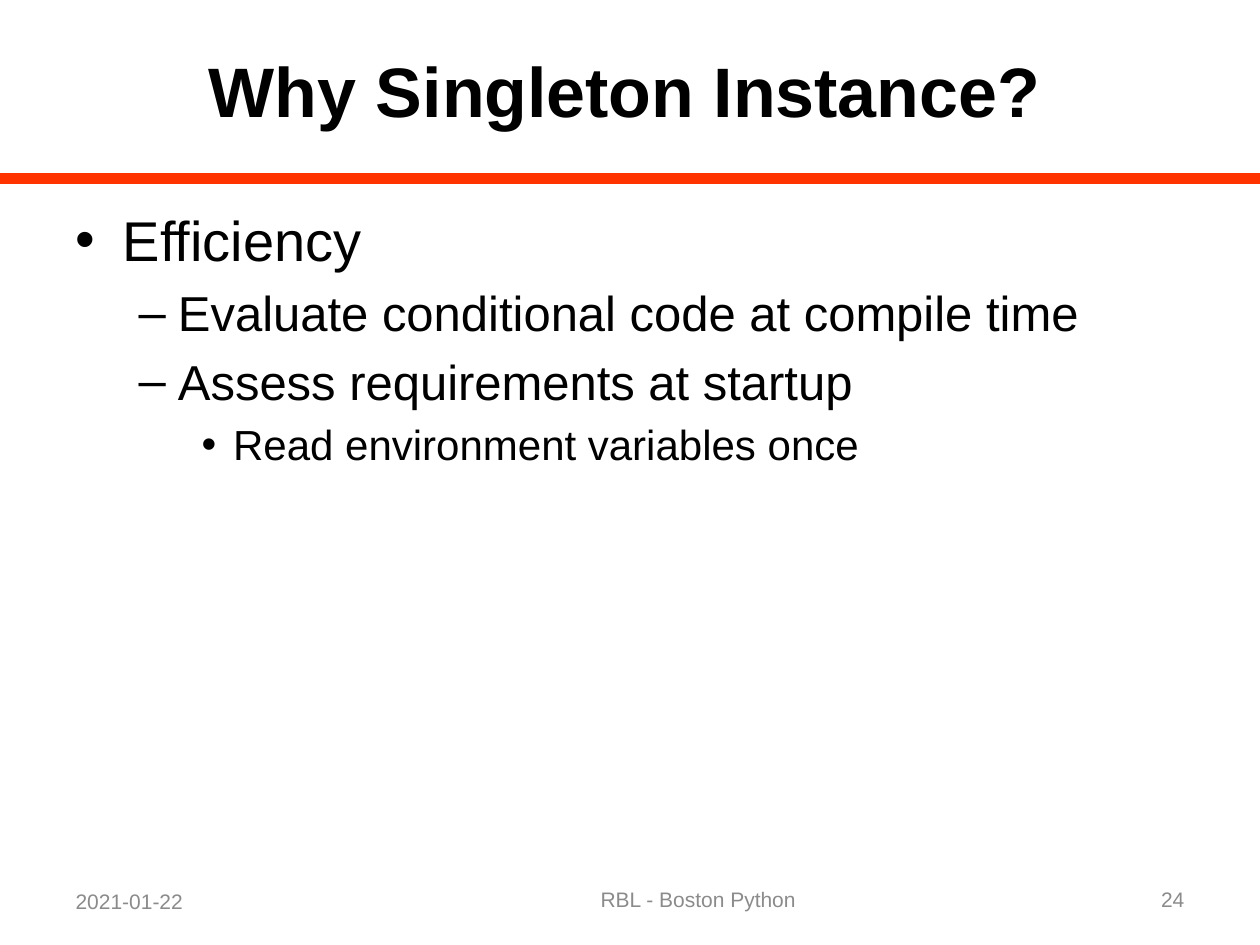
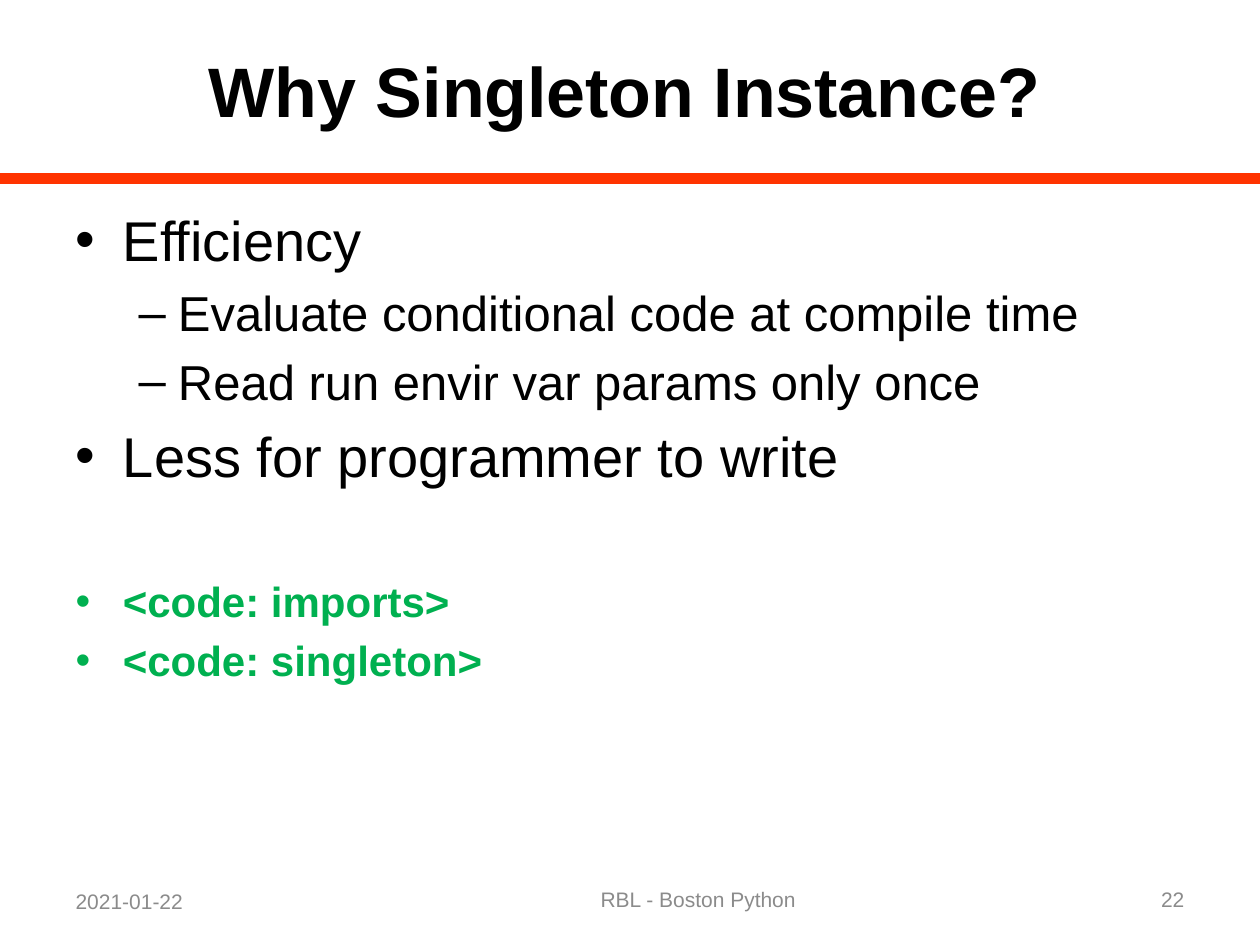
Before and after one commit to rblandau/NewTrace, a slide deck: slide 22 of docs/OfflineDebugging/A Dinosaur and a Python 04.pptx (slide 24 before the commit). Drawn at 1260x945 pixels with LibreOffice and Linux fonts; fonts in the diff are those of the drawing. Boxes give left, top, right and bottom in pixels: in the first picture for what was removed or moved away, otherwise in the second. Text is boxed around its words. In the diff, an @@ line names an element or a change of style, - is before the commit and + after.

```diff
--- a/docs/OfflineDebugging/A Dinosaur and a Python 04.pptx
+++ b/docs/OfflineDebugging/A Dinosaur and a Python 04.pptx
@@ text at box(123, 364, 980, 684): text changed @@
-  – Assess requirements at startup
-    • Read environment variables once
+  – Read run envir var params only once
+• Less for programmer to write
+• <code: imports>
+• <code: singleton>
@@ page number at box(1161, 892, 1184, 907): text changed @@
-24
+22
```
Also in this commit, not shown: 24 other slides changed, 1 slide removed, 5 other files.
